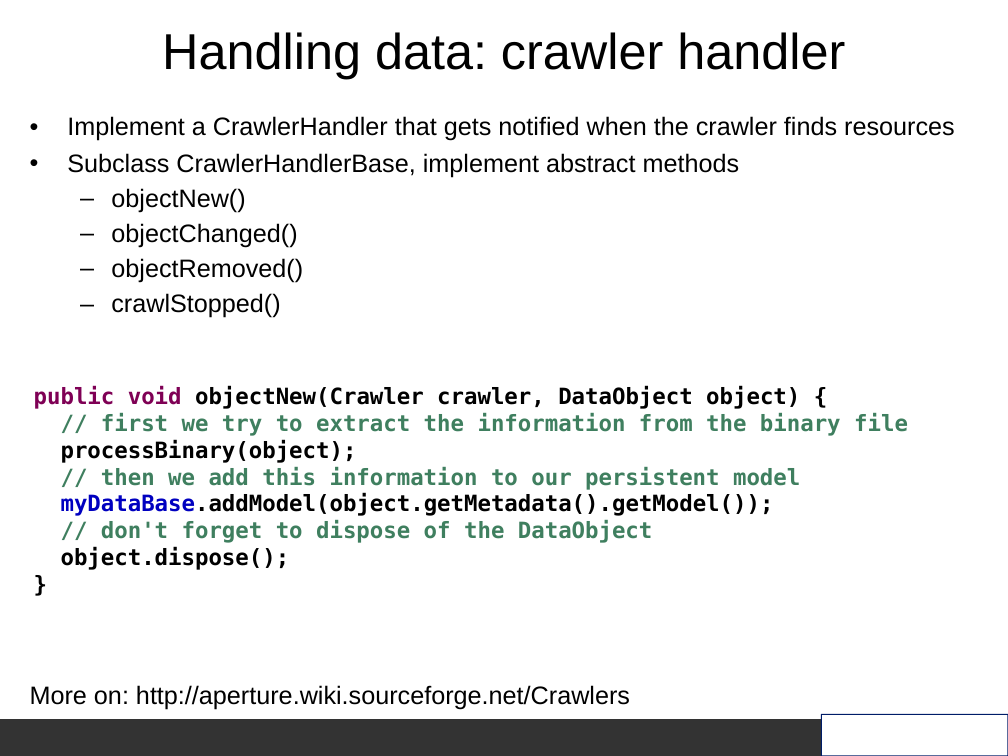
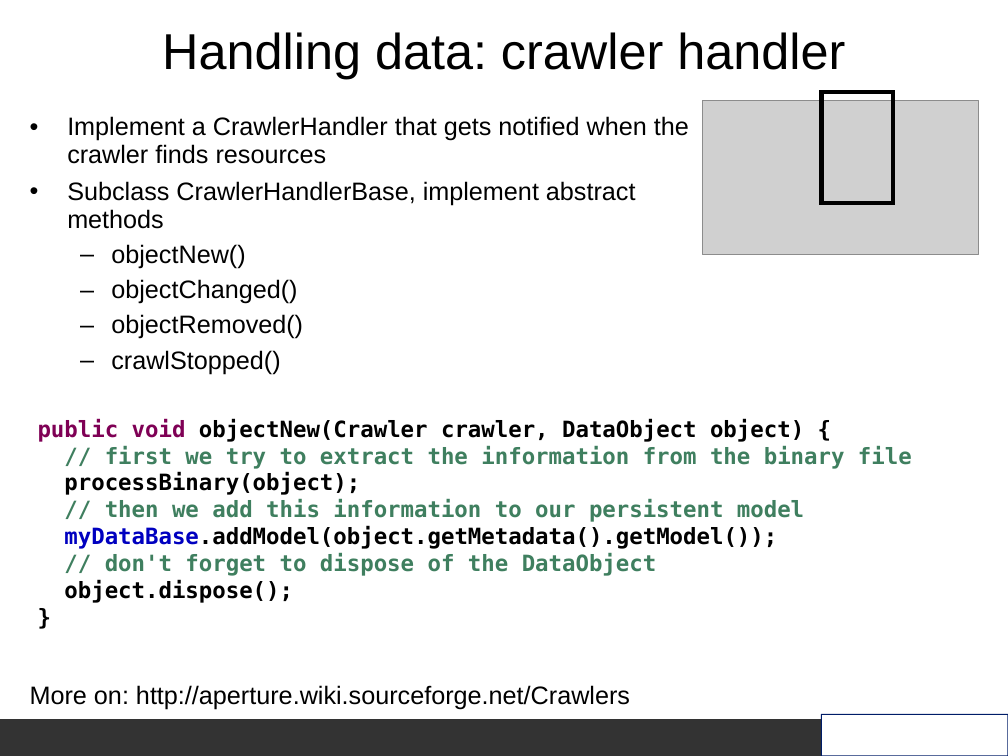
Before and after one commit to aurora/aperture, a slide deck: slide 10 of aperture/doc/Aperture_slides.ppt (slide 9 before the commit). Drawn at 1008x756 pixels with LibreOffice and Linux fonts; fonts in the diff are those of the drawing; grey boxes stand for pictures; background and template pictures are left out. Boxes give left, top, right and bottom in pixels: in the first picture for what was removed or moved away, otherwise in the second. Text is boxed around its words. In the diff, an @@ line names an element or a change of style, - is before the commit and + after.

```diff
--- a/aperture/doc/Aperture_slides.ppt
+++ b/aperture/doc/Aperture_slides.ppt
@@ text "Implement a CrawlerHandler that gets ..." rewrapped from (67, 116, 955, 318) to (67, 116, 689, 374) @@
@@ picture added at (703, 100, 979, 255) @@
@@ rectangle added at (822, 92, 893, 203), outline #000000 3 pt @@
@@ text "public void objectNew(Crawler crawler, DataObject ...": place and size @@
-text "public void objectNew(Crawler crawler, DataObject ..." at (34, 386, 908, 570)
+text "public void objectNew(Crawler crawler, DataObject ..." at (38, 418, 912, 603)
```
Also in this commit, not shown: 11 other slides changed, 5 slides added, 1 slide removed, 1 other file.
